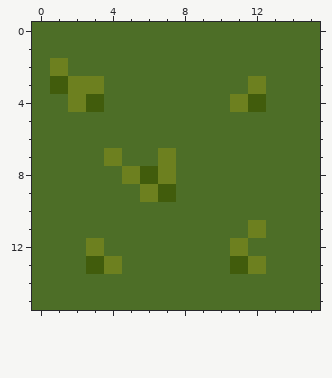
Pixel-art sprite, stored at src/res/tiles/002.png. This is how it looked before the edit.
The file is 16x16 pixels. Colours within 5 levels of each other are drawn and written as one.
Now the later version:
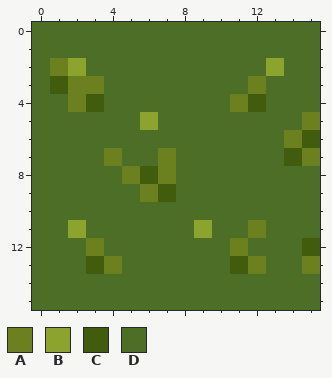
Palette (. is transparent): A #6d801f  B #8ca32d  C #415c0c  D #4d6e27
Diff:
@@ x 0..15 @@
  1 DDDDDDDDDDDDDDDD
- 2 DADDDDDDDDDDDDDD
+ 2 DABDDDDDDDDDDBDD
  3 DCAADDDDDDDDADDD
  4 DDACDDDDDDDACDDD
- 5 DDDDDDDDDDDDDDDD
- 6 DDDDDDDDDDDDDDDD
- 7 DDDDADDADDDDDDDD
+ 5 DDDDDDBDDDDDDDDA
+ 6 DDDDDDDDDDDDDDAC
+ 7 DDDDADDADDDDDDCA
  8 DDDDDACADDDDDDDD
@@ x 0..15 @@
 10 DDDDDDDDDDDDDDDD
-11 DDDDDDDDDDDDADDD
-12 DDDADDDDDDDADDDD
-13 DDDCADDDDDDCADDD
+11 DDBDDDDDDBDDADDD
+12 DDDADDDDDDDADDDC
+13 DDDCADDDDDDCADDA
 14 DDDDDDDDDDDDDDDD
